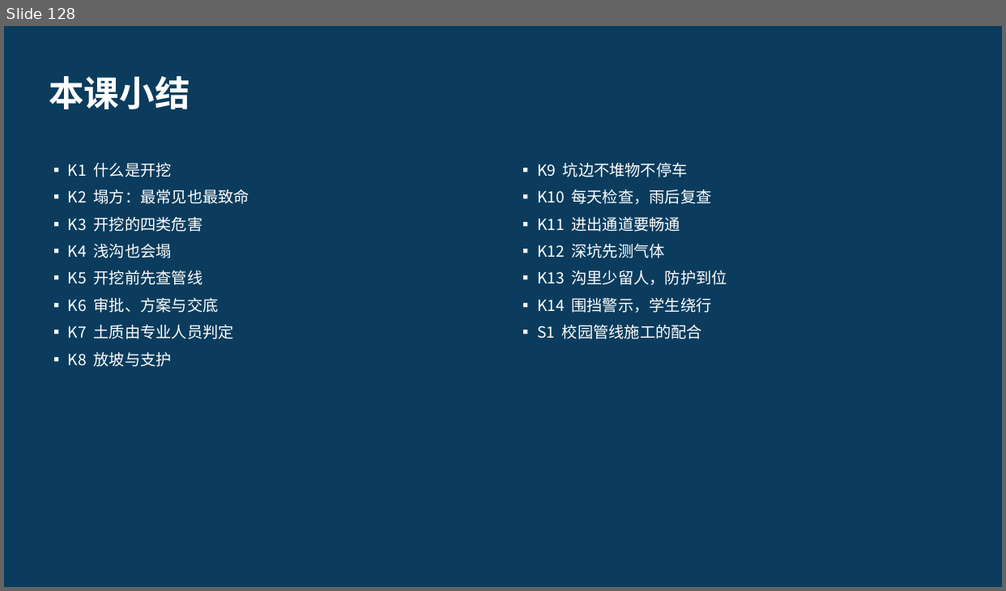
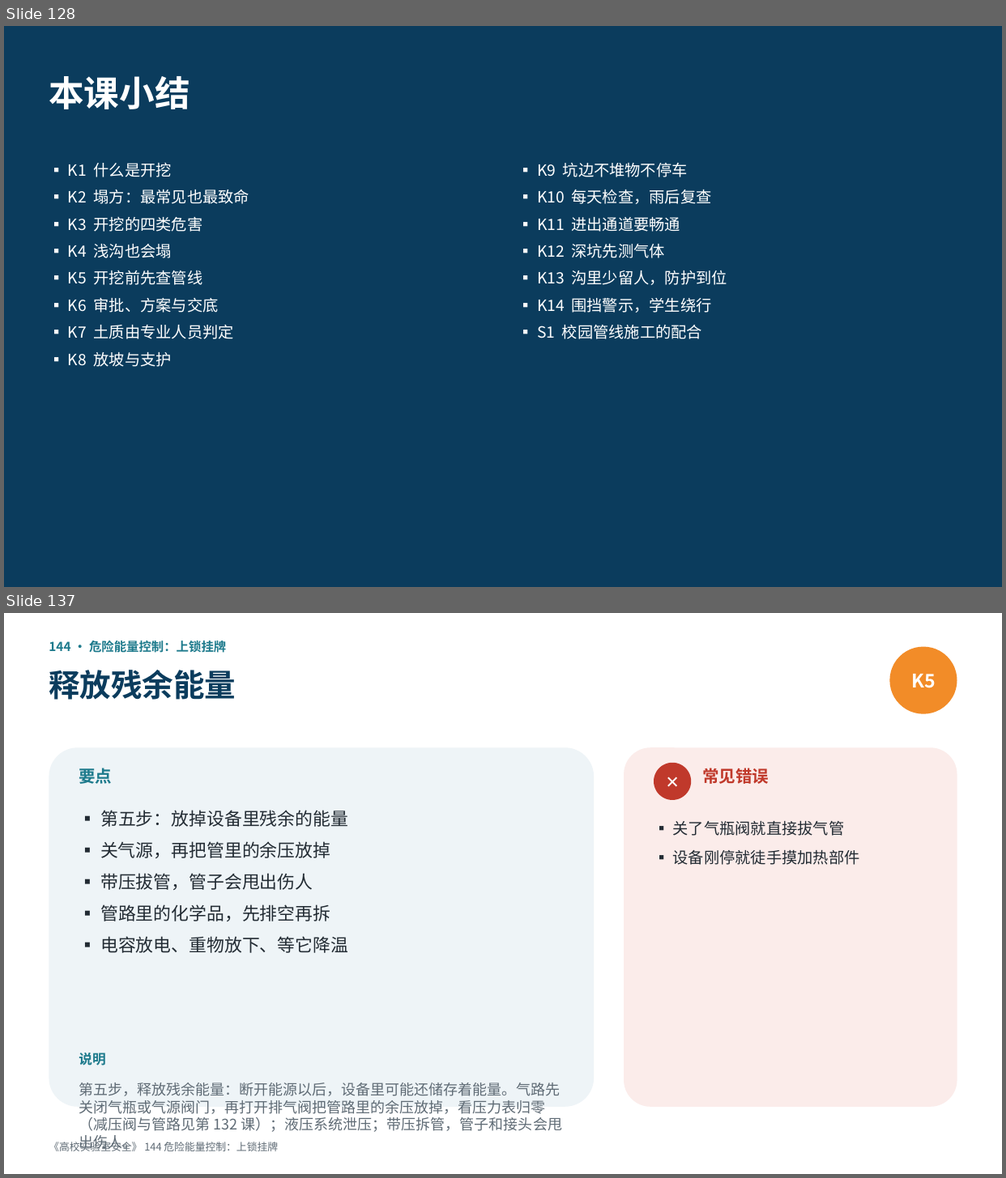
Before and after one commit to hanrongwx-max/videoyoutubo, a slide deck: course/高校实验室安全/课件/第12章_特种作业与工程施工安全.pptx. Shown one above the other, each under a label of ours: slide 128 before the commit, slides 128 and 137 after it; the slides between them are not shown. The pictures are 1006x591 and 1006x1178 pixels, drawn with LibreOffice and Linux fonts; fonts in the diff are those of the drawing. Boxes give left, top, right and bottom in pixels: in the first picture for what was removed or moved away, otherwise in the second. Text is boxed around its words. In the diff, an @@ line names an element or a change of style, - is before the commit and + after.

```diff
--- a/course/高校实验室安全/课件/第12章_特种作业与工程施工安全.pptx
+++ b/course/高校实验室安全/课件/第12章_特种作业与工程施工安全.pptx
@@ slide 137 added at [4,613,1002,1174], background #FFFFFF @@
@@ text added at [49,641,226,653], 12 pt, text #1D7A8C, bold @@
+144 · 危险能量控制：上锁挂牌
@@ ellipse added at [889,647,957,714], fill #F28C28, 18 pt, text #FFFFFF, bold @@
+K5
@@ text added at [49,670,236,700], 30 pt, text #0B3C5D, bold @@
+释放残余能量
@@ rounded rectangle added at [49,747,594,1107], fill #EEF4F7 @@
@@ rounded rectangle added at [624,747,957,1107], fill #FBECEA @@
@@ text added at [79,768,112,784], 16 pt, text #1D7A8C, bold @@
+要点
@@ ellipse added at [654,763,691,800], fill #C0392B, 16 pt, text #FFFFFF, bold @@
+✕
@@ text added at [702,768,769,784], 16 pt, text #C0392B, bold @@
+常见错误
@@ text added at [100,810,348,953], 17 pt, text #222B33 @@
+▪ 第五步：放掉设备里残余的能量
+▪ 关气源，再把管里的余压放掉
+▪ 带压拔管，管子会甩出伤人
+▪ 管路里的化学品，先排空再拆
+▪ 电容放电、重物放下、等它降温
@@ text added at [673,821,860,865], 15 pt, text #222B33 @@
+▪ 关了气瓶阀就直接拔气管
+▪ 设备刚停就徒手摸加热部件
@@ text added at [79,1053,105,1066], 13 pt, text #1D7A8C, bold @@
+说明
@@ text added at [79,1083,562,1152], 14 pt, text #5F6B75 @@
+第五步，释放残余能量：断开能源以后，设备里可能还储存着能量。气路先关闭气瓶或气源阀门，再打开排气阀把管路里的余压放掉，看压力表归零（减压阀与管路见第 132 课）；液压系统泄压；带压拆管，管子和接头会甩出伤人。
@@ text added at [144,1142,278,1152], 10 pt, text #5F6B75 @@
+《高校实验室安全》 144 危险能量控制：上锁挂牌
```
Also in this commit, not shown: 16 other slides added, 2 other files.
